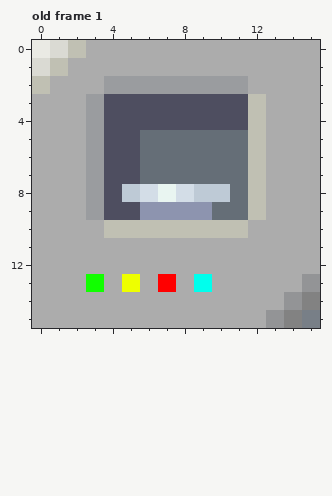
Two states of a pixel-art file, art/ase/modStation.aseprite. Above, as it was before the edit.
16x16 pixels, 1 frame. Colours within 5 levels of each other are drawn and written as one. Shown: old frame 1. The commit also changed other frames, which this record leaves out.
Once edited:
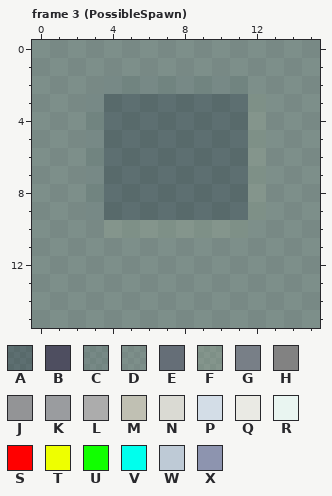
Palette (. is transparent): A #30303b8e  B #4e4e60  C #5e5f618e  D #6969698e  E #656e77  F #75756d8e  G #787f87  H #828282  J #939496  K #9a9c9f  L #acacac  M #c0c0b3  N #dadad3  P #d3dde7  Q #eaeae4  R #e9f5f1  S #ff0000  T #eeff00  U #11ff00  V #00ffed  W #becad6  X #8d94af
A new or re-ordered frame is compared with the old frame closest to it.
From old to new:
frames 1 -> 3
Changed rows in their new state; - is an unchanged pixel.
Frame 3 (PossibleSpawn) is new; against old frame 1:
first column x 0:
 0 DDDDDDDDDDDDDDDD
 1 DDDDDDDDDDDDDDDD
 2 DDDDCCCCCCCCDDDD
 3 DDDCAAAAAAAAFDDD
 4 DDDCAAAAAAAAFDDD
 5 DDDCAAAAAAAAFDDD
 6 DDDCAAAAAAAAFDDD
 7 DDDCAAAAAAAAFDDD
 8 DDDCAAAAAAAAFDDD
 9 DDDCAAAAAAAAFDDD
10 DDDDFFFFFFFFDDDD
11 DDDDDDDDDDDDDDDD
12 DDDDDDDDDDDDDDDD
13 DDDDDDDDDDDDDDDD
14 DDDDDDDDDDDDDDDD
15 DDDDDDDDDDDDDDDD
Changed places in both pictures, as pixel boxes (x1, y1, x2, y2):
changed: (32, 40, 320, 328)
